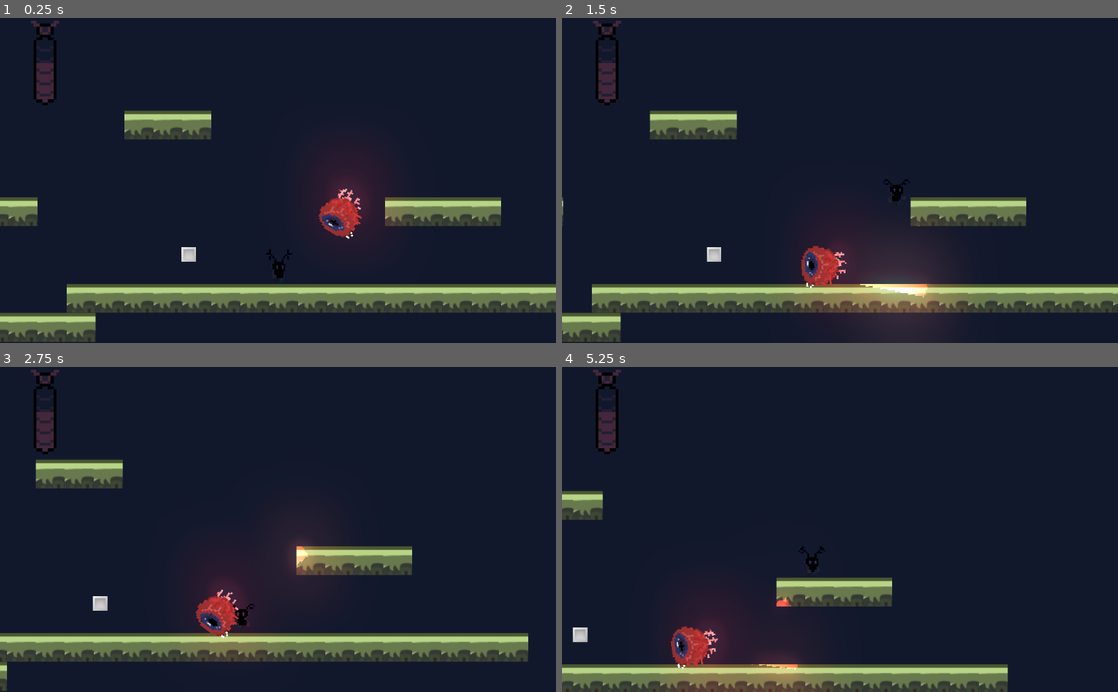
Above: before the commit, frames 1-4 (two rows, left to right).
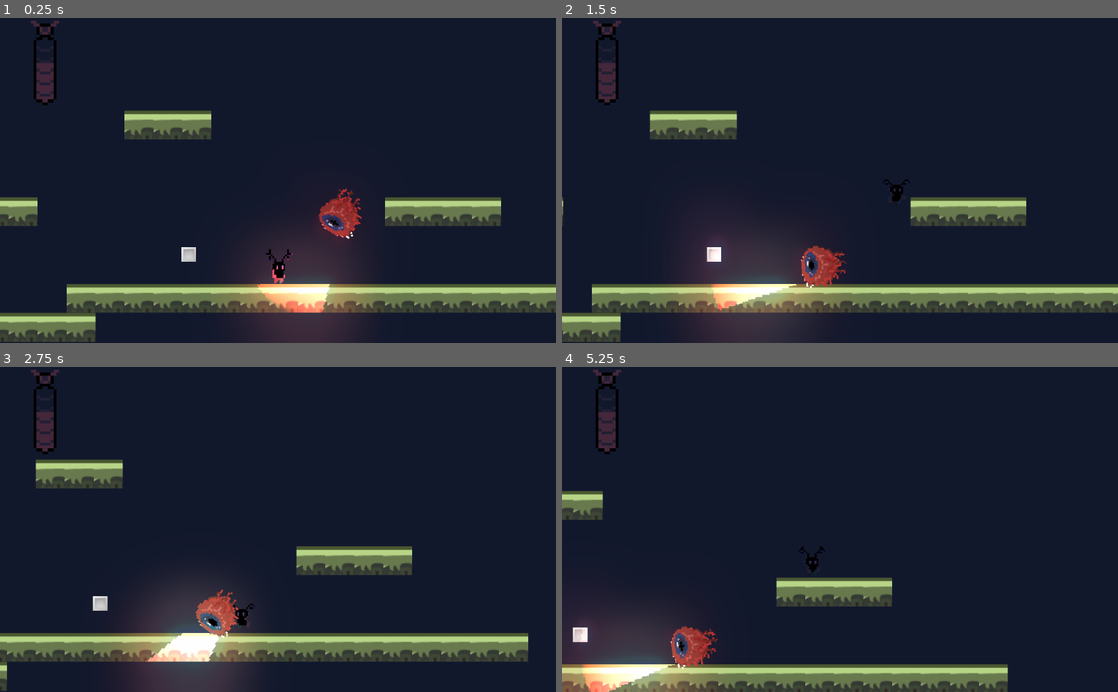
Above: after the commit, the same moments.

Repository: RPI-GameJamTeam/GodotProject
Game: Godot game, scene res://Scenes/MainScene.tscn
Two runs of this game, one before a commit and one after it. Both use one fixed random seed, a clock stepped at 60 frames per second and the inputs below.
Inputs:
- Up to frame 1 (0.25 s): no input
- Up to frame 2 (1.5 s): hold D (right) from 0.53 s (still down); tap Shift (dash) at 0.6, 1.35 s; tap Space (jump) at 0.77 s
- Up to frame 3 (2.75 s): tap Space (jump) at 1.52 s; release D (right) at 2.03 s; hold A (left) from 2.03 s (still down); tap Shift (dash) at 2.1 s
- Up to frame 4 (5.25 s): release A (left) at 2.78 s; hold D (right) 2.78-4.28 s; tap Shift (dash) every 0.75 s from 2.85 to 5.1 s; tap Space (jump) at 3.02, 3.77, 4.52 s; hold A (left) 4.28-5.03 s; hold D (right) from 5.03 s (still down)

The runs differ from the first frame. In frame 1, 6.2% of the frame differs, in the area x 42-70%, y 47-100%; in frame 2, 11%, in the area x 21-71%, y 63-100%; in frame 3, 6.1%; in frame 4, 7.2%.

Commit message:
Fix light dir

Diff:
--- a/Game Jam/Scenes/Enemy.tscn
+++ b/Game Jam/Scenes/Enemy.tscn
@@ -12,13 +12,13 @@
 
 [node name="AnimatedSprite" parent="." instance=ExtResource( 1 )]
 animation = "idle"
-frame = 6
+frame = 4
 
-[node name="CollisionShape2D" type="CollisionShape2D" parent="."]
-shape = SubResource( 1 )
-
-[node name="Light2D" type="Light2D" parent="."]
+[node name="Light2D" type="Light2D" parent="AnimatedSprite"]
 position = Vector2( 48.5539, 1.11362 )
 texture = ExtResource( 3 )
 color = Color( 0.772549, 0.0705882, 0.0705882, 1 )
 energy = 5.66
+
+[node name="CollisionShape2D" type="CollisionShape2D" parent="."]
+shape = SubResource( 1 )
--- a/Game Jam/Scenes/Level.tscn
+++ b/Game Jam/Scenes/Level.tscn
@@ -1,11 +1,14 @@
-[gd_scene load_steps=4 format=2]
+[gd_scene load_steps=5 format=2]
 
 [ext_resource path="res://Asset/Art/Platformer-Ground Tileset.png" type="Texture" id=1]
+
+[sub_resource type="OccluderPolygon2D" id=1]
+polygon = PoolVector2Array( 32, 32, 0.0164795, 32, 0.0164795, 0.0803223, 32, 0.0803223 )
 
 [sub_resource type="ConvexPolygonShape2D" id=2]
 points = PoolVector2Array( 32, 32, 0, 32, 0, 0, 32, 0 )
 
-[sub_resource type="TileSet" id=1]
+[sub_resource type="TileSet" id=3]
 0/name = "Platformer-Ground Tileset.png 0"
 0/texture = ExtResource( 1 )
 0/tex_offset = Vector2( 0, 0 )
@@ -13,6 +16,7 @@
 0/region = Rect2( 192, 256, 32, 32 )
 0/tile_mode = 0
 0/occluder_offset = Vector2( 0, 0 )
+0/occluder = SubResource( 1 )
 0/navigation_offset = Vector2( 0, 0 )
 0/shape_offset = Vector2( 0, 0 )
 0/shape_transform = Transform2D( 1, 0, 0, 1, 0, 0 )
@@ -29,7 +33,7 @@
 0/z_index = 0
 
 [node name="Level" type="TileMap"]
-tile_set = SubResource( 1 )
+tile_set = SubResource( 3 )
 cell_size = Vector2( 32, 32 )
 show_collision = true
 format = 1
